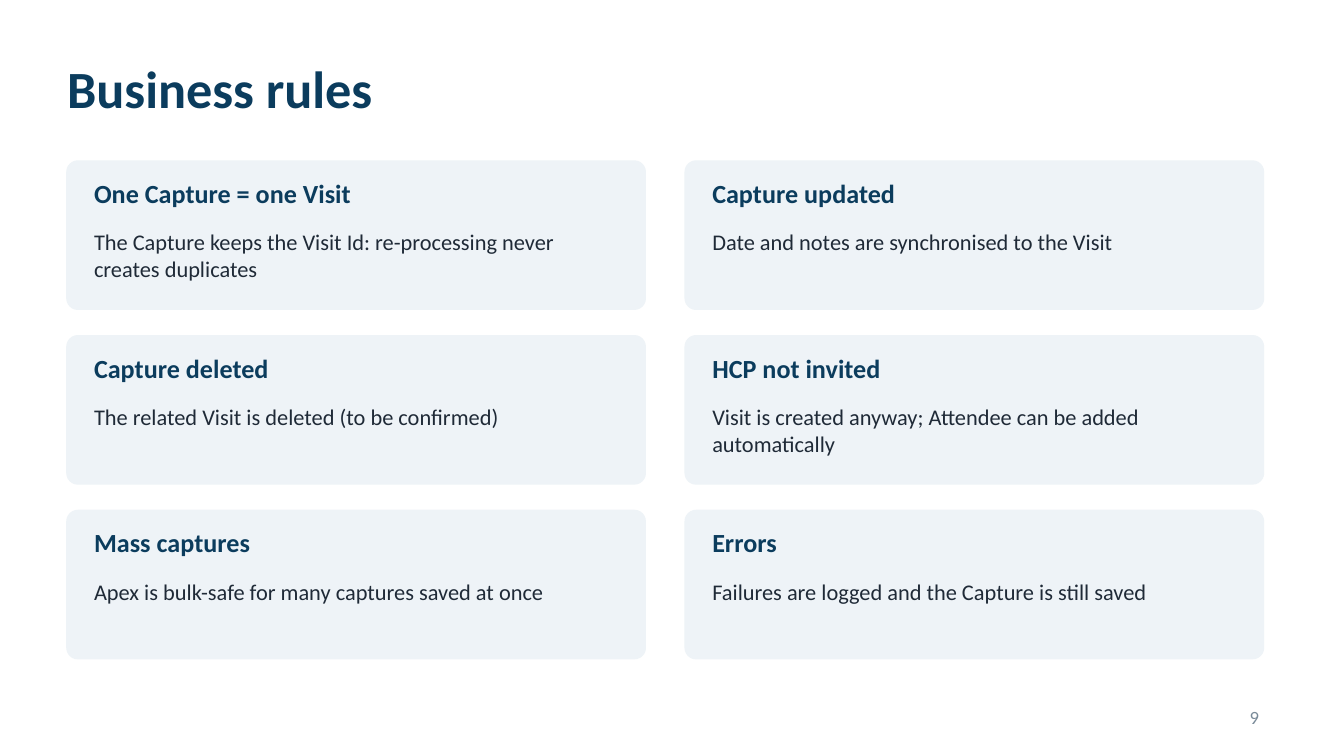
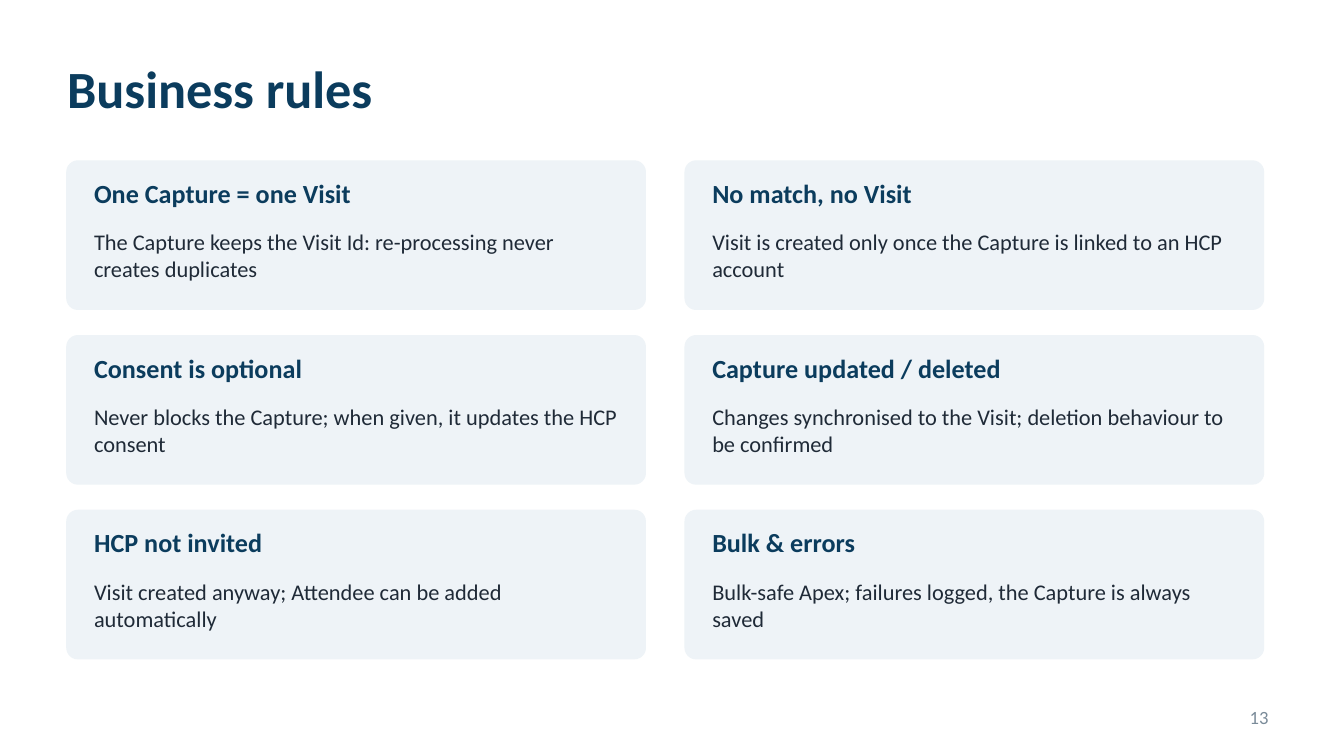
Before and after one commit to patrik8585/claude, a slide deck: slide 13 of slides/France_CBU_Congress_Solution.pptx (slide 9 before the commit). Drawn at 1344x756 pixels with LibreOffice and Linux fonts; fonts in the diff are those of the drawing. Boxes give left, top, right and bottom in pixels: in the first picture for what was removed or moved away, otherwise in the second. Text is boxed around its words. In the diff, an @@ line names an element or a change of style, - is before the commit and + after.

```diff
--- a/slides/France_CBU_Congress_Solution.pptx
+++ b/slides/France_CBU_Congress_Solution.pptx
@@ text at (712, 184, 912, 207): text changed @@
-Capture updated
+No match, no Visit
@@ text at (712, 234, 1222, 277): text changed @@
-Date and notes are synchronised to the Visit
+Visit is created only once the Capture is linked to an HCP account
@@ text at (94, 359, 302, 382): text changed @@
-Capture deleted
+Consent is optional
@@ text at (712, 359, 1001, 382): text changed @@
-HCP not invited
+Capture updated / deleted
@@ text at (94, 409, 616, 452): text changed @@
-The related Visit is deleted (to be confirmed)
+Never blocks the Capture; when given, it updates the HCP consent
@@ text at (712, 409, 1223, 452): text changed @@
-Visit is created anyway; Attendee can be added automatically
+Changes synchronised to the Visit; deletion behaviour to be confirmed
@@ text at (94, 533, 262, 552): text changed @@
-Mass captures
+HCP not invited
@@ text at (712, 533, 855, 552): text changed @@
-Errors
+Bulk & errors
@@ text at (94, 584, 501, 631): text changed @@
-Apex is bulk-safe for many captures saved at once
+Visit created anyway; Attendee can be added automatically
@@ text at (712, 584, 1191, 627): text changed @@
-Failures are logged and the Capture is still saved
+Bulk-safe Apex; failures logged, the Capture is always saved
@@ page number at (1250, 712, 1269, 724): text changed @@
-9
+13
```
Also in this commit, not shown: 8 other slides changed, 4 slides added.
